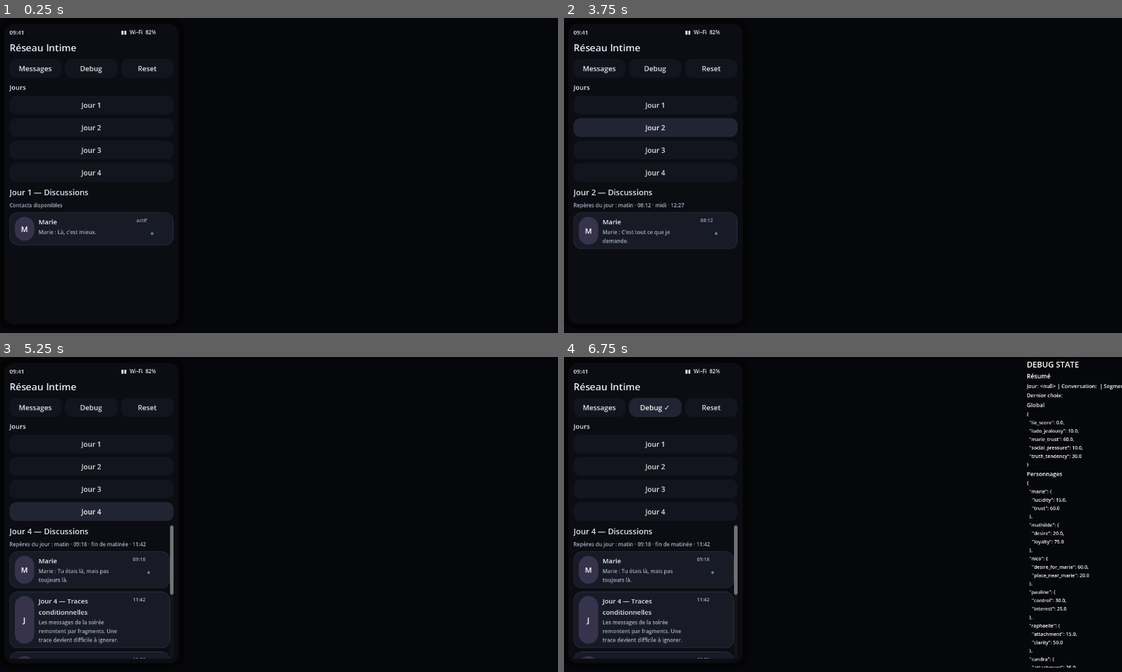
Above: before the commit, frames 1-4 (two rows, left to right).
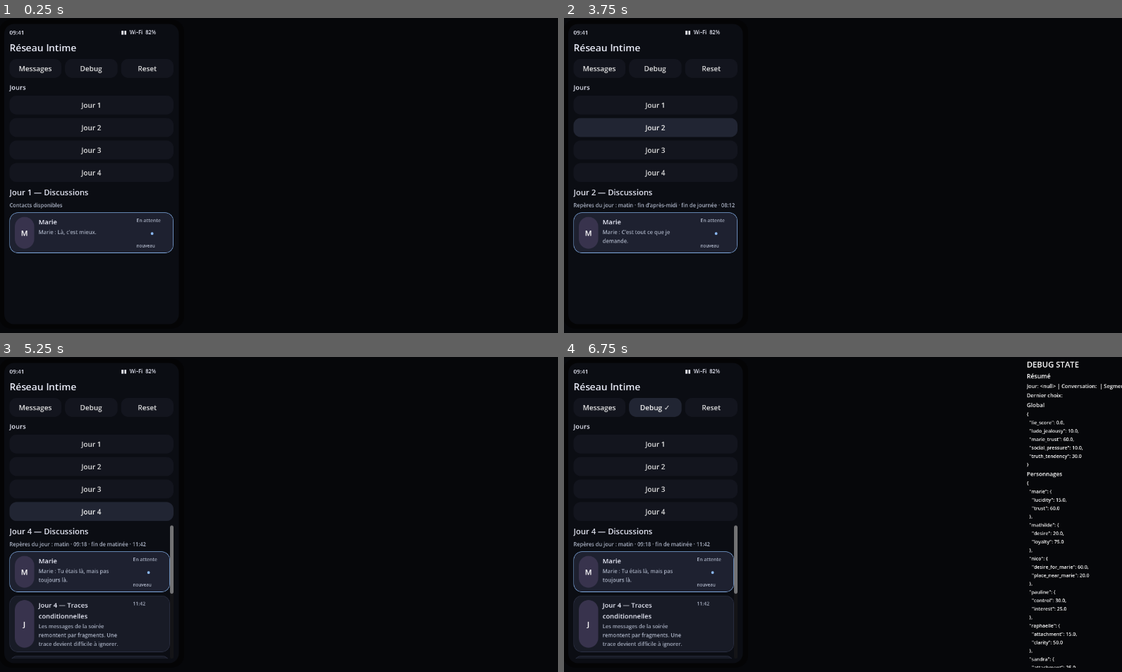
Above: after the commit, the same moments.

Repository: ludowww/reseau-intime
Game: Godot game, scene res://scenes/Main.tscn
Same seed, same stepped clock (60 frames per second), same inputs: the game is played once before the commit and once after it.
Inputs:
- Up to frame 1 (0.25 s): no input
- Up to frame 2 (3.75 s): click "Messages" at 0.5 s; click "Debug" at 1.25 s; click "Debug ✓" at 2 s; click "Jour 1" at 2.75 s; click "Jour 2" at 3.5 s
- Up to frame 3 (5.25 s): click "Jour 3" at 4.25 s; click "Jour 4" at 5 s
- Up to frame 4 (6.75 s): click "Messages" at 5.75 s; click "Debug" at 6.5 s

The runs differ from the first frame. In frame 1, 0.9% of the frame differs, in the area x 1-32%, y 61-75%; in frame 2, 0.7%; in frame 3, 1.6%, in the area x 1-32%, y 61-96%; in frame 4, 1.6%.

Commit message:
ui: group conversation episodes by character thread

Diff:
--- a/game/scripts/core/DataLoader.gd
+++ b/game/scripts/core/DataLoader.gd
@@ -105,22 +105,75 @@
 	return _group_segmented_conversations(source)
 
 func _group_segmented_conversations(conversations: Array) -> Array:
+	return _group_conversations_by_thread(conversations)
+
+func _group_conversations_by_thread(conversations: Array) -> Array:
+	var grouped: Dictionary = {}
+	var ordered_keys: Array[String] = []
+	for conversation in conversations:
+		if typeof(conversation) != TYPE_DICTIONARY:
+			continue
+		var key := _thread_key(conversation)
+		if not grouped.has(key):
+			grouped[key] = get_segmented_conversation_entry(conversation)
+			ordered_keys.append(key)
+		else:
+			_merge_episode_into_thread(grouped[key], conversation)
 	var entries: Array = []
-	for conversation in conversations:
-		entries.append(get_segmented_conversation_entry(conversation))
+	for key in ordered_keys:
+		entries.append(grouped[key])
 	return entries
 
 func get_segmented_conversation_entry(conversation: Dictionary) -> Dictionary:
 	var entry: Dictionary = conversation.duplicate(true)
-	var segments: Array = entry.get("segments", [])
+	var conversation_id := str(entry.get("id", ""))
+	var thread_id := _thread_key(entry)
+	var segments: Array = []
+	for segment in entry.get("segments", []):
+		if typeof(segment) == TYPE_DICTIONARY:
+			var segment_copy: Dictionary = segment.duplicate(true)
+			segment_copy["_source_conversation_id"] = conversation_id
+			segments.append(segment_copy)
+	entry["segments"] = segments
+	entry["_episode_ids"] = [conversation_id]
+	entry["thread_id"] = thread_id
 	entry["_segment_count"] = segments.size()
-	if segments.size() > 0:
-		entry["_current_segment_index"] = 0
-		entry["_parent_conversation_id"] = entry.get("id", "")
-		entry["_current_segment_id"] = _segment_id(entry, 0)
+	entry["_parent_conversation_id"] = thread_id
+	entry["id"] = thread_id
+	entry["_current_segment_index"] = 0
+	entry["_current_segment_id"] = _segment_id(entry, 0)
 	return entry
 
+func _merge_episode_into_thread(thread_entry: Dictionary, conversation: Dictionary) -> void:
+	var conversation_id := str(conversation.get("id", ""))
+	var episode_ids: Array = thread_entry.get("_episode_ids", [])
+	if not episode_ids.has(conversation_id):
+		episode_ids.append(conversation_id)
+	thread_entry["_episode_ids"] = episode_ids
+	var segments: Array = thread_entry.get("segments", [])
+	for segment in conversation.get("segments", []):
+		if typeof(segment) == TYPE_DICTIONARY:
+			var segment_copy: Dictionary = segment.duplicate(true)
+			segment_copy["_source_conversation_id"] = conversation_id
+			segments.append(segment_copy)
+	thread_entry["segments"] = segments
+	thread_entry["_segment_count"] = segments.size()
+	thread_entry["_current_segment_id"] = _segment_id(thread_entry, int(thread_entry.get("_current_segment_index", 0)))
+
+func _thread_key(conversation: Dictionary) -> String:
+	if str(conversation.get("thread_id", "")) != "":
+		return str(conversation.get("thread_id"))
+	var thread = conversation.get("thread", {})
+	if typeof(thread) == TYPE_DICTIONARY and str(thread.get("id", "")) != "":
+		return str(thread.get("id"))
+	return str(conversation.get("id", "conversation"))
+
 func _segment_id(conversation: Dictionary, index: int) -> String:
+	var segments: Array = conversation.get("segments", [])
+	if index >= 0 and index < segments.size() and typeof(segments[index]) == TYPE_DICTIONARY:
+		var source_id := str(segments[index].get("_source_conversation_id", ""))
+		if source_id != "":
+			return "%s__segment_%d" % [source_id, index + 1]
 	return "%s__segment_%d" % [conversation.get("id", "conversation"), index + 1]
 
 func get_visual_content(content_id: String) -> Dictionary:
--- a/game/scripts/ui/ConversationView.gd
+++ b/game/scripts/ui/ConversationView.gd
@@ -59,6 +59,7 @@
 	if not conversation_states.has(conversation_id):
 		conversation_states[conversation_id] = _new_conversation_state(conversation)
 	active_state = conversation_states[conversation_id]
+	_merge_updated_conversation(conversation)
 	current_conversation = active_state["conversation"]
 	current_segment_index = int(active_state.get("current_segment_index", 0))
 	choice_was_applied = bool(active_state.get("choice_was_applied", false))
@@ -71,7 +72,13 @@
 		active_state["initialized"] = false
 	if bool(active_state.get("initialized", false)):
 		_restore_state_to_view(active_state)
-		if bool(active_state.get("waiting_choices", false)) or bool(active_state.get("sequence_complete", false)):
+		if bool(active_state.get("waiting_choices", false)):
+			return
+		if bool(active_state.get("sequence_complete", false)) and _has_next_segment():
+			active_state["sequence_complete"] = false
+			_auto_advance_segments_until_choice(conversation_id, token)
+			return
+		if bool(active_state.get("sequence_complete", false)):
 			return
 		if bool(active_state.get("sequence_in_progress", false)):
 			_resume_incomplete_sequence(conversation_id, token)
@@ -100,9 +107,20 @@
 		"sequence_in_progress": false,
 		"sequence_complete": false,
 		"completion_emitted": false,
+		"completion_emitted_ids": {},
 		"render_phase": "segment",
 		"initialized": false,
 	}
+
+func _merge_updated_conversation(conversation: Dictionary) -> void:
+	var stored: Dictionary = active_state.get("conversation", {})
+	var updated: Dictionary = conversation.duplicate(true)
+	var stored_segments: Array = stored.get("segments", [])
+	var updated_segments: Array = updated.get("segments", [])
+	if updated_segments.size() >= stored_segments.size():
+		active_state["conversation"] = updated
+	else:
+		active_state["conversation"] = stored
 
 func _build_chat_shell() -> void:
 	var background := PanelContainer.new()
@@ -326,10 +344,21 @@
 		_emit_conversation_completed_once()
 
 func _emit_conversation_completed_once() -> void:
-	if bool(active_state.get("completion_emitted", false)):
-		return
+	var completion_id := _completion_id_for_current_segment()
+	var emitted_ids: Dictionary = active_state.get("completion_emitted_ids", {})
+	if bool(emitted_ids.get(completion_id, false)):
+		return
+	emitted_ids[completion_id] = true
+	active_state["completion_emitted_ids"] = emitted_ids
 	active_state["completion_emitted"] = true
-	conversation_completed.emit(current_conversation.get("day", current_conversation.get("chapter", null)), _parent_conversation_id())
+	conversation_completed.emit(current_conversation.get("day", current_conversation.get("chapter", null)), completion_id)
+
+func _completion_id_for_current_segment() -> String:
+	var data := _current_segment_data()
+	var source_id := str(data.get("_source_conversation_id", ""))
+	if source_id != "":
+		return source_id
+	return _parent_conversation_id()
 
 func _flatten_choice_followup_queue(choice: Dictionary) -> Array:
 	var queue: Array = []
--- a/game/scripts/ui/PhonePrototype.gd
+++ b/game/scripts/ui/PhonePrototype.gd
@@ -21,7 +21,10 @@
 var notification_label: Label
 var current_day_value = null
 var pending_conversation_ids: Dictionary = {}
+var pending_thread_ids: Dictionary = {}
 var unlocked_conversation_ids_by_day: Dictionary = {}
+var unlocked_thread_ids_by_day: Dictionary = {}
+var initialized_pending_days: Dictionary = {}
 var notification_target_conversation_id := ""
 var notification_target_day_value = null
 
@@ -140,7 +143,7 @@
 	var debug_button := _add_button(nav, "Debug")
 	debug_button.pressed.connect(func(): _toggle_debug(debug_button))
 	var reset_button := _add_button(nav, "Reset")
-	reset_button.pressed.connect(func(): GameState.reset_state(); conversation_view.reset_ui_state(); pending_conversation_ids.clear(); unlocked_conversation_ids_by_day.clear(); _hide_notification(); _render_conversations(current_day_value); debug_panel.refresh())
+	reset_button.pressed.connect(func(): GameState.reset_state(); conversation_view.reset_ui_state(); pending_conversation_ids.clear(); pending_thread_ids.clear(); unlocked_conversation_ids_by_day.clear(); unlocked_thread_ids_by_day.clear(); initialized_pending_days.clear(); _hide_notification(); _render_conversations(current_day_value); debug_panel.refresh())
 
 func _add_notification_banner(parent: Node) -> void:
 	notification_banner = PanelContainer.new()
@@ -182,6 +185,7 @@
 	if day_value == null:
 		return
 	current_day_value = day_value
+	_initialize_initial_pending_for_day(day_value)
 	_clear(conversation_list)
 	_add_label(conversation_list, "%s — Discussions" % _format_day_label(day_value), 18)
 	_add_day_moment_hint(day_value)
@@ -213,8 +217,10 @@
 	for conversation in DataLoader.get_conversations_for_day(day_value):
 		if typeof(conversation) != TYPE_DICTIONARY:
 			continue
-		var conversation_id := _conversation_id(conversation)
-		var entry: Dictionary = conversation.duplicate(true)
+		if not _is_conversation_available(day_value, conversation):
+			continue
+		var entry := _filter_conversation_to_available_episodes(day_value, conversation)
+		var conversation_id := _conversation_id(entry)
 		if metadata.has(conversation_id):
 			entry["_moment_metadata"] = metadata[conversation_id]
 		by_id[conversation_id] = entry
@@ -222,16 +228,17 @@
 		for conversation in DataLoader.get_conversations_for_moment(day_value, moment):
 			if typeof(conversation) != TYPE_DICTIONARY:
 				continue
-			var conversation_id := _conversation_id(conversation)
+			if not _is_conversation_available(day_value, conversation):
+				continue
+			var entry := _filter_conversation_to_available_episodes(day_value, conversation)
+			var conversation_id := _conversation_id(entry)
 			if not by_id.has(conversation_id):
-				var entry: Dictionary = conversation.duplicate(true)
 				if metadata.has(conversation_id):
 					entry["_moment_metadata"] = metadata[conversation_id]
 				by_id[conversation_id] = entry
 	var contacts: Array = []
 	for entry in by_id.values():
-		if _is_conversation_available(day_value, entry):
-			contacts.append(entry)
+		contacts.append(entry)
 	return contacts
 
 func _moment_metadata_by_conversation_id(day_value) -> Dictionary:
@@ -243,7 +250,7 @@
 				metadata[base_id] = {"labels": [], "times": [], "transitions": []}
 	for moment in DataLoader.get_moments_for_day(day_value):
 		for conversation_id in moment.get("conversation_ids", []):
-			var key := str(conversation_id)
+			var key := _thread_id_for_conversation_id(day_value, str(conversation_id))
 			if not metadata.has(key):
 				metadata[key] = {"labels": [], "times": [], "transitions": []}
 			var bucket: Dictionary = metadata[key]
@@ -314,31 +321,18 @@
 	if not _is_conversation_available(day_value, conversation):
 		return
 	_clear_pending_for_conversation(conversation_id)
-	_mark_other_conversations_pending(day_value, conversation_id)
 	var segment_id := str(conversation.get("_current_segment_id", conversation.get("id", "")))
 	GameState.set_context(day_value, conversation_id, segment_id)
 	conversation_view.show_conversation(conversation)
 	_render_conversations(day_value)
 	debug_panel.refresh()
 
-func _mark_other_conversations_pending(day_value, opened_conversation_id: String) -> void:
-	var announced := false
-	for conversation in _collect_contact_conversations_for_day(day_value):
-		var conversation_id := _conversation_id(conversation)
-		if conversation_id == opened_conversation_id:
-			continue
-		if _collect_messages(conversation).is_empty() or not _is_conversation_available(day_value, conversation):
-			continue
-		if not bool(pending_conversation_ids.get(conversation_id, false)):
-			pending_conversation_ids[conversation_id] = true
-			if not announced:
-				_show_conversation_notification(day_value, conversation_id, "Nouveau message", "Nouveau message — %s" % _conversation_name(conversation))
-				announced = true
-
 func _clear_pending_for_conversation(conversation_id: String) -> void:
+	if pending_thread_ids.has(conversation_id):
+		pending_thread_ids.erase(conversation_id)
 	if pending_conversation_ids.has(conversation_id):
 		pending_conversation_ids.erase(conversation_id)
-	if pending_conversation_ids.is_empty():
+	if pending_thread_ids.is_empty():
 		_hide_notification()
 
 func _on_conversation_completed(day_value, conversation_id: String) -> void:
@@ -353,9 +347,11 @@
 		if str(rule.get("after_conversation_completed", "")) != completed_conversation_id:
 			continue
 		if _unlock_conversation(day_value, str(target_id)):
-			pending_conversation_ids[str(target_id)] = true
+			var thread_id := _thread_id_for_conversation_id(day_value, str(target_id))
+			pending_thread_ids[thread_id] = true
+			pending_conversation_ids[thread_id] = true
 			var notification: Dictionary = rule.get("notification", {})
-			_show_conversation_notification(day_value, str(target_id), str(notification.get("title", target_id)), str(notification.get("body", "Nouveau message de %s" % target_id)))
+			_show_conversation_notification(day_value, thread_id, str(notification.get("title", target_id)), str(notification.get("body", "Nouveau message de %s" % target_id)))
 	if current_day_value != null and str(current_day_value) == str(day_value):
 		_render_conversations(day_value)
 
@@ -363,11 +359,16 @@
 	var day_key := str(day_value)
 	if not unlocked_conversation_ids_by_day.has(day_key):
 		unlocked_conversation_ids_by_day[day_key] = {}
+	if not unlocked_thread_ids_by_day.has(day_key):
+		unlocked_thread_ids_by_day[day_key] = {}
 	var day_unlocks: Dictionary = unlocked_conversation_ids_by_day[day_key]
 	if bool(day_unlocks.get(conversation_id, false)):
 		return false
 	day_unlocks[conversation_id] = true
 	unlocked_conversation_ids_by_day[day_key] = day_unlocks
+	var thread_unlocks: Dictionary = unlocked_thread_ids_by_day[day_key]
+	thread_unlocks[_thread_id_for_conversation_id(day_value, conversation_id)] = true
+	unlocked_thread_ids_by_day[day_key] = thread_unlocks
 	return true
 
 func _available_conversation_ids_for_day(day_value) -> Array:
@@ -384,15 +385,74 @@
 			_add_unique(ids, str(conversation_id))
 	return ids
 
+func _initialize_initial_pending_for_day(day_value) -> void:
+	var day_key := str(day_value)
+	if bool(initialized_pending_days.get(day_key, false)):
+		return
+	initialized_pending_days[day_key] = true
+	for conversation_id in _conversation_availability_for_day(day_value).get("initial_conversation_ids", []):
+		var thread_id := _thread_id_for_conversation_id(day_value, str(conversation_id))
+		pending_thread_ids[thread_id] = true
+		pending_conversation_ids[thread_id] = true
+
 func _is_conversation_available(day_value, conversation: Dictionary) -> bool:
 	var availability := _conversation_availability_for_day(day_value)
 	if availability.is_empty():
 		return true
-	var conversation_id := _conversation_id(conversation)
-	return _available_conversation_ids_for_day(day_value).has(conversation_id)
+	for episode_id in _conversation_episode_ids(conversation):
+		if _is_episode_available(day_value, episode_id):
+			return true
+	return false
 
 func _conversation_availability_for_day(day_value) -> Dictionary:
 	return DataLoader.get_index_for_day(day_value).get("conversation_availability", {})
+
+func _conversation_episode_ids(conversation: Dictionary) -> Array:
+	var ids: Array = []
+	for episode_id in conversation.get("_episode_ids", []):
+		_add_unique(ids, str(episode_id))
+	if ids.is_empty():
+		_add_unique(ids, str(conversation.get("id", conversation.get("_parent_conversation_id", ""))))
+	return ids
+
+func _is_episode_available(day_value, episode_id: String) -> bool:
+	return _available_conversation_ids_for_day(day_value).has(episode_id)
+
+func _first_available_episode_id(day_value, conversation: Dictionary) -> String:
+	for episode_id in _conversation_episode_ids(conversation):
+		if _is_episode_available(day_value, episode_id):
+			return episode_id
+	return ""
+
+func _filter_conversation_to_available_episodes(day_value, conversation: Dictionary) -> Dictionary:
+	var entry: Dictionary = conversation.duplicate(true)
+	var available_episode_ids: Array = []
+	for episode_id in _conversation_episode_ids(conversation):
+		if _is_episode_available(day_value, episode_id):
+			available_episode_ids.append(episode_id)
+	if available_episode_ids.is_empty():
+		return entry
+	var filtered_segments: Array = []
+	for segment in entry.get("segments", []):
+		if typeof(segment) != TYPE_DICTIONARY:
+			continue
+		if available_episode_ids.has(str(segment.get("_source_conversation_id", ""))):
+			filtered_segments.append(segment)
+	entry["segments"] = filtered_segments
+	entry["_episode_ids"] = available_episode_ids
+	entry["_segment_count"] = filtered_segments.size()
+	entry["_current_segment_index"] = 0
+	if not filtered_segments.is_empty():
+		entry["_current_segment_id"] = "%s__segment_1" % str(filtered_segments[0].get("_source_conversation_id", _conversation_id(entry)))
+	return entry
+
+func _thread_id_for_conversation_id(day_value, conversation_id: String) -> String:
+	for conversation in DataLoader.get_conversations_for_day(day_value):
+		if typeof(conversation) != TYPE_DICTIONARY:
+			continue
+		if _conversation_episode_ids(conversation).has(conversation_id):
+			return _conversation_id(conversation)
+	return conversation_id
 
 func _show_conversation_notification(day_value, conversation_id: String, title: String, body: String) -> void:
 	notification_target_day_value = day_value
@@ -490,7 +550,7 @@
 	return not _collect_choices(conversation).is_empty()
 
 func _is_conversation_pending(conversation: Dictionary) -> bool:
-	return bool(pending_conversation_ids.get(_conversation_id(conversation), false))
+	return bool(pending_thread_ids.get(_conversation_id(conversation), false))
 
 func _last_message_text(conversation: Dictionary) -> String:
 	var messages := _collect_messages(conversation)
Not shown, changed: tests/test_godot_prototype_static.py
